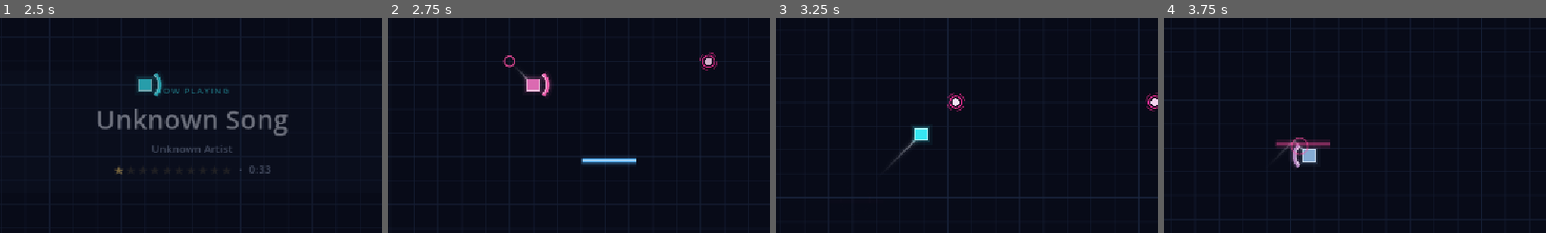
Above: before the commit, frames 1-4 (left to right).
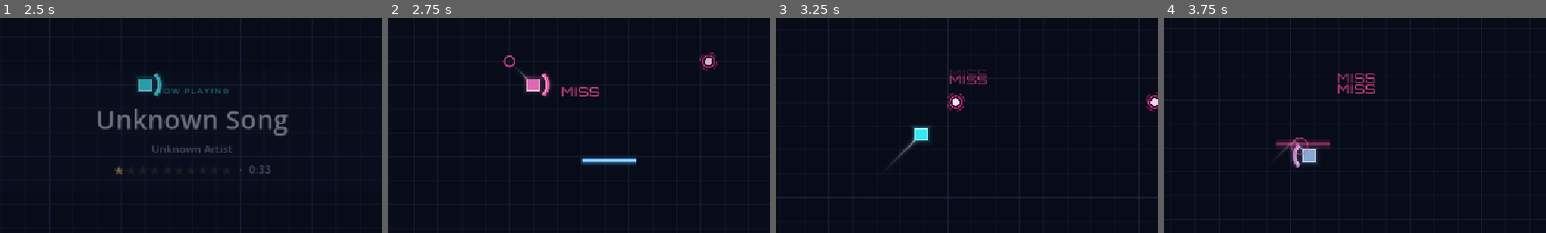
Above: after the commit, the same moments.

Repository: ftambler/godot-rythm-game
Game: Godot game, scene res://scenes/game/Game.tscn
The game is run twice, just before and just after one commit, with the same random seed, the same clock (stepped at 60 frames per second) and the same inputs. This scene is started directly instead of the project's main scene.
Inputs (mouse positions are % of the whole screen's width and height, from its top left):
- Up to frame 1 (2.5 s): tap Enter (ui_accept) at 0.5, 0.77, 1.25, 2 s; move the mouse to (72, 45) at 0.52 s; hold Right (shield_right) 0.53-1.25 s; hold Space (hit_orb) 0.53-1.25 s; click (72, 45) at 0.67 s; drag from (30, 55) to (44, 39) at 1.27 s; move the mouse to (60, 28) at 2.02 s; hold Right (shield_right) from 2.03 s (still down); hold Space (hit_orb) from 2.03 s (still down); click (60, 28) at 2.17 s
- Up to frame 2 (2.75 s): keep holding Right (shield_right); keep holding Space (hit_orb)
- Up to frame 3 (3.25 s): release Right (shield_right) at 2.75 s; release Space (hit_orb) at 2.75 s; drag from (45, 70) to (67, 34) at 2.77 s
- Up to frame 4 (3.75 s): move the mouse to (80, 65) at 3.52 s; hold Left (shield_left) from 3.53 s (still down); hold Space (hit_orb) from 3.53 s (still down); click (80, 65) at 3.67 s
The pictures show only the part of the screen within x 25-75%, y 24-74%; the shares and areas given below are measured in that part.

Frame 1 is identical in both runs. In frame 2, 0.3% of the frame differs, in the area x 45-56%, y 32-37%; in frame 3, 0.4%; in frame 4, 0.5%, in the area x 45-56%, y 25-36%.

Commit message:
hit marker text that fades upwards

Diff:
--- a/scenes/ui/HUD.tscn
+++ b/scenes/ui/HUD.tscn
@@ -10,6 +10,18 @@
 anchors_preset = 15
 anchor_right = 1.0
 anchor_bottom = 1.0
+grow_horizontal = 2
+grow_vertical = 2
+mouse_filter = 2
+
+[node name="HitMarkerAnchor" type="Control" parent="Root"]
+unique_name_in_owner = true
+layout_mode = 1
+anchors_preset = 8
+anchor_left = 0.5
+anchor_top = 0.5
+anchor_right = 0.5
+anchor_bottom = 0.5
 grow_horizontal = 2
 grow_vertical = 2
 mouse_filter = 2
--- a/scripts/Game.gd
+++ b/scripts/Game.gd
@@ -17,6 +17,8 @@
 func _ready() -> void:
 	player.hit_registered.connect(score_handler.handle_hit)
 	player.hit_registered.connect(hud.flash_hit)
+	if not HitMarker.FOLLOW_PLAYER:
+		player.hit_registered.connect(hud.show_hit_marker)
 	score_handler.score_updated.connect(update_hud)
 	score_handler.gameplay_stats_updated.connect(update_gameplay_hud)
 	score_handler.health_depleted.connect(_on_health_depleted)
--- a/scripts/scoring/HUD.gd
+++ b/scripts/scoring/HUD.gd
@@ -12,6 +12,7 @@
 @onready var combo_label: Label = %ComboLabel
 @onready var health_label: Label = %HealthLabel
 @onready var health_bar: ProgressBar = %HealthBar
+@onready var hit_marker_anchor: Control = %HitMarkerAnchor
 
 var _last_score := 0
 var _last_combo := 0
@@ -57,6 +58,10 @@
 	_health_tween.tween_property(_health_fill, "bg_color", Palette.CYAN, Palette.EFFECT_DURATION * 2.0)
 
 
+func show_hit_marker(result: HitResult.Type) -> void:
+	HitMarker.spawn(hit_marker_anchor, null, result)
+
+
 func _pulse(control: Control, peak: float, pivot: Vector2) -> void:
 	control.pivot_offset = control.size * pivot
 	control.scale = Vector2.ONE * peak
--- a/scripts/visual/GameplayFeedback.gd
+++ b/scripts/visual/GameplayFeedback.gd
@@ -53,6 +53,8 @@
 		_pending_orbs.clear()
 		return
 
+	if HitMarker.FOLLOW_PLAYER:
+		HitMarker.spawn(self, player, _pending_result)
 	var color := Palette.hit_result_color(_pending_result)
 	for wall_transform in _pending_walls:
 		HitEffect.spawn_wall(self, wall_transform, player.global_position, color)
--- /dev/null
+++ b/scripts/visual/HitMarker.gd
@@ -0,0 +1,72 @@
+class_name HitMarker
+extends Label
+
+## Floating judgement text ("PERFECT" / "GOOD" / "MISS") shown just above the player.
+## It stays anchored to the player while drifting upwards and fading out, then frees itself.
+
+const FONT := preload("res://fonts/Orbitron.ttf")
+const FONT_SIZE := 18
+const OUTLINE_SIZE := 4
+const BASE_OFFSET := 34.0
+const RISE_DISTANCE := 28.0
+const DURATION := 0.6
+## true: follows the player in world space (spawned by GameplayFeedback).
+## false: static above the screen center (spawned inside the HUD's HitMarkerAnchor).
+const FOLLOW_PLAYER := false
+const SCREEN_OFFSET := 60.0
+
+var _target: Node2D
+var _rise := 0.0
+
+
+static func spawn(parent: Node, target: Node2D, result: HitResult.Type) -> void:
+	var marker := HitMarker.new()
+	marker._target = target
+	marker.text = _text_for(result)
+	marker.add_theme_color_override("font_color", Palette.hit_result_color(result))
+	parent.add_child(marker)
+
+
+static func _text_for(result: HitResult.Type) -> String:
+	match result:
+		HitResult.Type.FULL:
+			return "PERFECT"
+		HitResult.Type.HALF:
+			return "GOOD"
+
+	return "MISS"
+
+
+func _init() -> void:
+	physics_interpolation_mode = Node.PHYSICS_INTERPOLATION_MODE_OFF
+	mouse_filter = Control.MOUSE_FILTER_IGNORE
+	horizontal_alignment = HORIZONTAL_ALIGNMENT_CENTER
+	var variation := FontVariation.new()
+	variation.base_font = FONT
+	variation.spacing_glyph = 2
+	variation.variation_opentype = {"wght": 800}
+	add_theme_font_override("font", variation)
+	add_theme_font_size_override("font_size", FONT_SIZE)
+	add_theme_constant_override("outline_size", OUTLINE_SIZE)
+	add_theme_color_override("font_outline_color", Color(Palette.BACKGROUND, 0.85))
+
+
+func _ready() -> void:
+	_update_position()
+	var tween := create_tween().set_parallel()
+	tween.tween_property(self, "_rise", RISE_DISTANCE, DURATION).set_trans(Tween.TRANS_QUAD).set_ease(Tween.EASE_OUT)
+	tween.tween_property(self, "modulate:a", 0.0, DURATION).set_trans(Tween.TRANS_QUAD).set_ease(Tween.EASE_IN)
+	tween.chain().tween_callback(queue_free)
+
+
+func _process(_delta: float) -> void:
+	_update_position()
+
+
+func _update_position() -> void:
+	var half := get_minimum_size() * 0.5
+	if FOLLOW_PLAYER:
+		if is_instance_valid(_target):
+			global_position = _target.global_position - half - Vector2(0.0, BASE_OFFSET + _rise)
+	else:
+		position = -half - Vector2(0.0, SCREEN_OFFSET + _rise)
Not shown, added: fonts/OFL-Orbitron.txt
Binary file added: fonts/Orbitron.ttf
